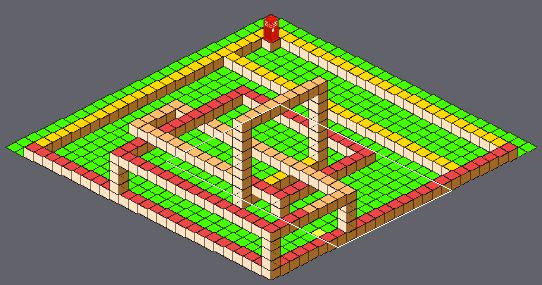
Two versions of a level (Tiled map (JSON), res/maps/level3.json). Above: a wide view before the commit, with the close-up outlined.
Close-up. Earlier state:
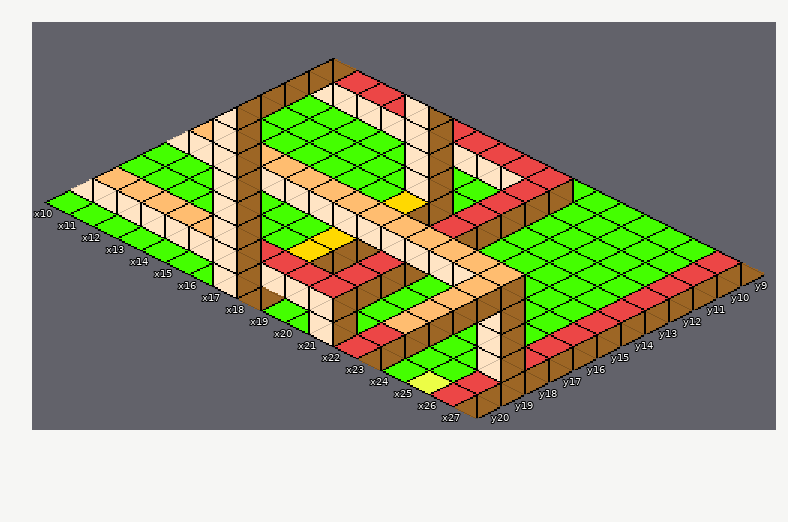
Cells are 32x16 px. Isometric: x runs down to the right, y down to the left. Shown: x 10..27, y 9..20. The commit also changed other parts of the map, which this record leaves out.
The result:
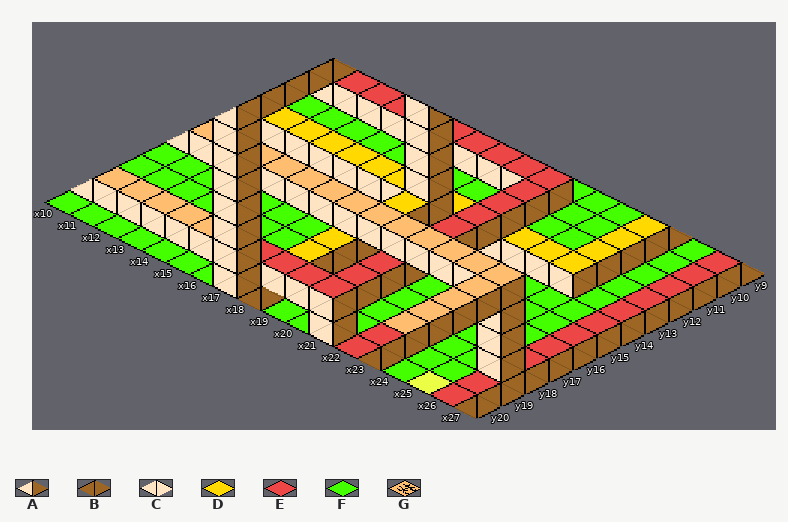
Key: from "tileset": A 2, B 7, C 8, D 19, E 33, F 240, G 241.
_ is an empty cell, . an unchanged one.
What changed:
--- layer "Tile Layer 1"
@@ x 10..24 @@
- 9 ..............F
-10 ..............F
-11 ..............F
-12 ..............F
-13 FFFFFFFF..FFFFF
+ 9 ..............G
+10 ..............G
+11 ..............G
+12 ..............G
+13 GGGGGGGG..GGGGG
--- layer "Tile Layer 2"
@@ x 10..24 @@
- 9 .............__
-10 .............__
-11 .............__
-12 _______._EB____
-13 ________..B____
+ 9 .............DB
+10 .............DB
+11 .............DB
+12 DDDDDDD.DDDDDDB
+13 CCCCCCCC..CCCCA
Pixel boxes of the changes (left, top, right, bottom) in both close-ups:
changed: (215, 107, 692, 298)
